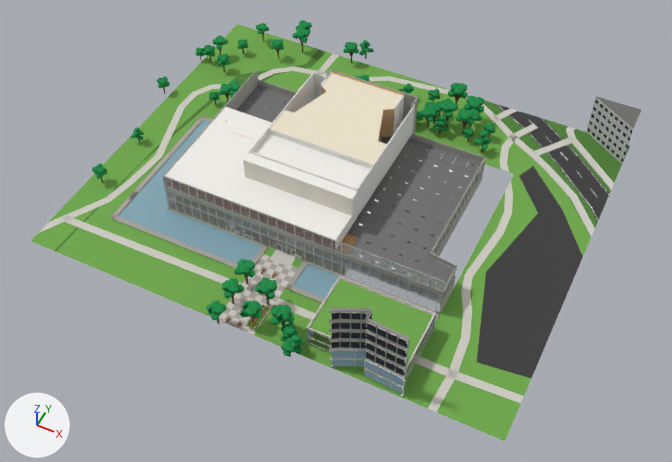
The FBX model unity/KatsushikaCampusDays/Assets/Models/Interiors/library.fbx as it was, and as the next commit left it.
Rendered twice from a camera (50 mm lens) standing at (94.2, -151.0, 212.4) and looking at (8.4, 20.5, -2.0). The lights are fixed; the arrows at lower left show +X, +Y and +Z. The older version comes first. Where no turn or scale is listed for an object, it has been applied to the vertices.

The first picture shows 'ext_library', 'ext_library_trees', 'furn_library_13_hallshell', 'wall_library' and 1 more.
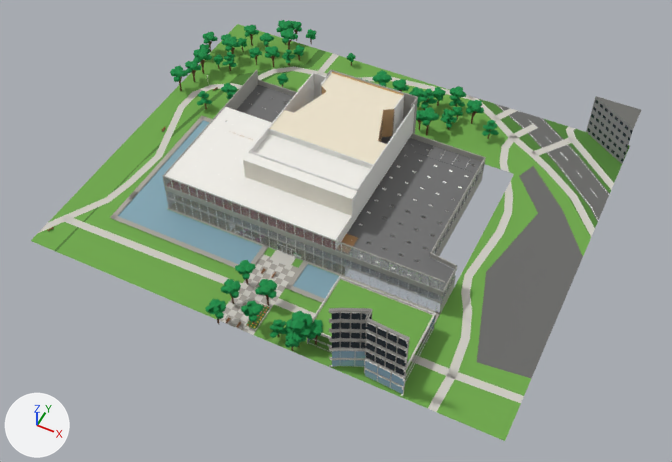
Pixel boxes [x1, y1, x2, y2] of what changed, in the pictures (672 x 462 px; the box of a moved part takes in the faces that stretch with it):
'ext_library', recoloured: [45, 25, 635, 382] in both
'ext_library_trees', reshaped (19% narrower): before [92, 20, 496, 358]; after [170, 20, 499, 351]
part 1 of me_ext_library_trees, moved or reshaped: before [304, 22, 312, 29]; after [292, 24, 299, 30]
part 2 of me_ext_library_trees, deleted: before [92, 20, 496, 358]
part 3 of me_ext_library_trees, built on: before [225, 52, 490, 137]; after [170, 20, 499, 139]
part 4 of me_ext_library_trees, reshaped: before [217, 260, 285, 325]; after [205, 260, 323, 351]

The change, as a diff of the scene's bpy script:
```diff
--- a/unity/KatsushikaCampusDays/Assets/Models/Interiors/library.fbx.py
+++ b/unity/KatsushikaCampusDays/Assets/Models/Interiors/library.fbx.py
@@ mat_bg_wall_4 @@
 mat_bg_wall_4 = principled_material('bg_wall_4')
-mat_bg_wall_4.base_color = (0.56, 0.56, 0.565)  # light grey #c5c5c6
+mat_bg_wall_4.base_color = (0.275, 0.275, 0.279)  # grey #8f8f90
 mat_bg_wall_4.roughness = 0.85
@@ mat_asphalt @@
 mat_asphalt = principled_material('asphalt')
-mat_asphalt.base_color = (0.045, 0.045, 0.045)  # dark grey #3c3c3c
+mat_asphalt.base_color = (0.144, 0.144, 0.138)  # dark grey #6a6a68
 mat_asphalt.roughness = 0.92
@@ me_ext_library_trees @@
 # used by ob_ext_library_trees; location = (0.0, 0.0, 0.0)
-me_ext_library_trees.from_pydata(...)  # 7962 vertices, 7646 faces; spans x -75.8..39.1, y -30.3..101.8, z 0.0..11.6
+me_ext_library_trees.from_pydata(...)  # 8780 vertices, 8197 faces; spans x -74.2..39.5, y -29.5..100.5, z 0.0..11.4
+# me_ext_library_trees part 1: the loose piece of 11 vertices spanning x -43.5..-40.4, y 96.4..99.8, z 7.5..9.3 is multiplied about its middle by the matrix ((0.845, -0.112, -0.002), (0.112, 0.845, 0.015), (0.0, -0.015, 0.852)), then moved by (-4.6, -1.3, -1.2)
+# me_ext_library_trees part 2: 626 loose pieces with 6984 vertices, spanning x -75.8..39.1, y -30.3..101.8, z 0.0..11.6, are deleted
+# me_ext_library_trees part 3: 8 vertices moved within x -48.5..36.0, y 56.6..88.4, z 0.0..5.9; 459 vertices removed from x -51.3..36.6, y 54.3..95.6, z 0.0..7.3; 7067 vertices added at x -74.2..39.5, y 46.7..100.4, z 0.0..10.3
+# me_ext_library_trees part 4: 8 vertices moved within x 4.3..18.3, y -25.9..-14.8, z 0.0..5.4; 349 vertices removed from x -6.1..18.8, y -28.1..-7.9, z 0.0..7.8; 1543 vertices added at x -7.8..25.9, y -29.5..-8.3, z 0.0..11.4
+# other edits to the shape of me_ext_library_trees do not show in these pictures
 me_ext_library_trees.materials.append(mat_trunk)
```
